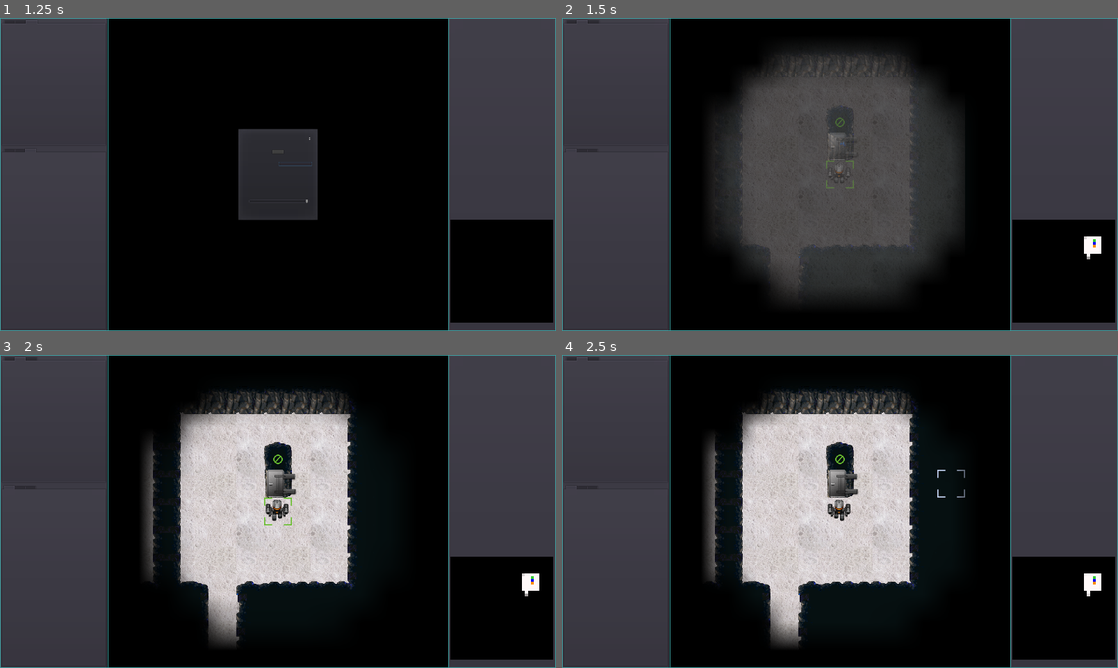
Above: before the commit, frames 1-4 (two rows, left to right).
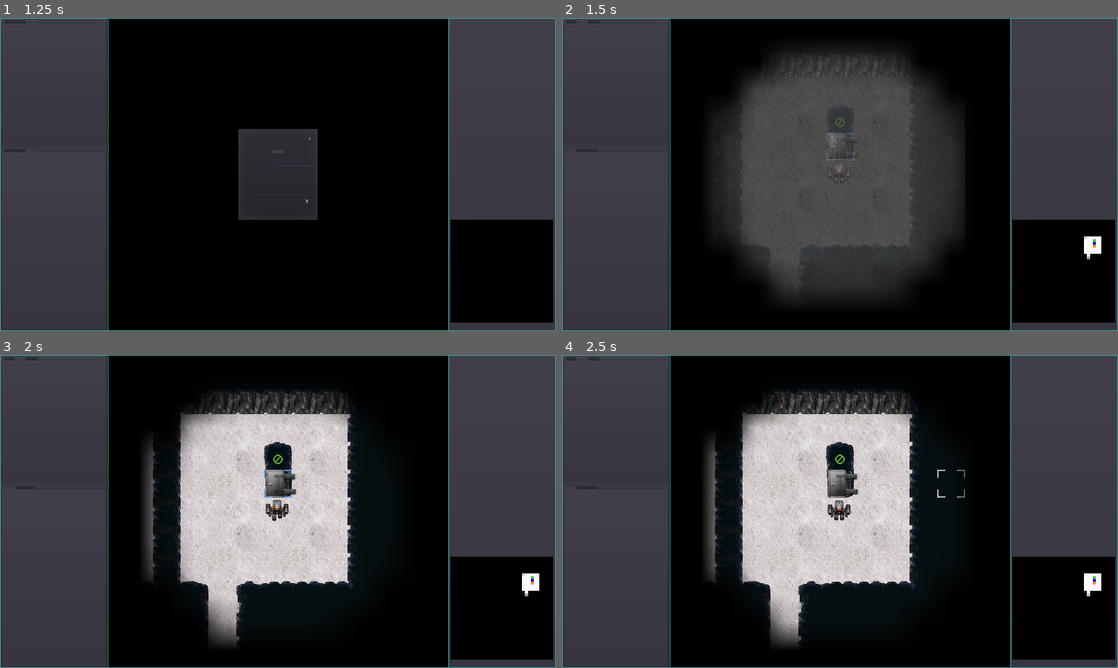
Above: after the commit, the same moments.

Repository: sarrowsmith/quasidroid
Game: Godot game, scene res://Main.tscn
Same seed, same stepped clock (60 frames per second), same inputs: the game is played once before the commit and once after it. Sound files missing from this copy of the repository are replaced by a short silence.
Inputs (mouse positions are in pixels of both pictures, inside the frame that each line leads up to):
- Up to frame 1 (1.25 s): click (294, 165) at 0.52 s; type "12" at 0.6 s
- Up to frame 2 (1.5 s): click "New from Seed" at 1.25 s
- Up to frame 3 (2 s): no input
- Up to frame 4 (2.5 s): tap Enter at 2 s; move the mouse to (962, 495) at 2.02 s; tap R at 2.1 s; click (962, 495) at 2.17 s; tap Space at 2.27 s

Frame 1 is identical in both runs. In frame 2, less than 0.1% of the frame differs, in the area x 47-53%, y 36-55%; in frame 3, less than 0.1%; in frame 4, less than 0.1%.

Commit message:
Working lift behaviour

Diff:
--- a/Main.gd
+++ b/Main.gd
@@ -241,7 +241,7 @@
 		return
 	if level == world.player.level:
 		# Player resignals when finished arrival animation
-		world.player.end_move(true, true)
+		world.player.end_move(false, true)
 		return
 	if level != world.active_level:
 		if fade:
@@ -280,7 +280,6 @@
 
 
 func set_zoom(out: bool):
-	world.zoomed = out
 	var scale = Vector2.ONE / (3.0 if out else 1.0)
 	world.scale = scale
 	$Frame.scale = scale
@@ -288,7 +287,9 @@
 		view_to(world.world_size / 6.0, ViewMode.FREE)
 	else:
 		view_to(world.player.position, ViewMode.TRACK)
-		cursor_reset()
+		if not out and world.zoomed:
+			cursor_reset()
+	world.zoomed = out
 
 
 func list_games() -> Array:
--- a/robots/Player.gd
+++ b/robots/Player.gd
@@ -216,7 +216,6 @@
 	set_sprite()
 	set_visible(true)
 	signalled = false
-	moves += 1
 	move(lift.location + Vector2.DOWN, false)
 	if get_state() == WAIT:
 		yield(self, "end_move")
@@ -234,7 +233,11 @@
 		else:
 			set_state(WAIT)
 			if lift.open():
+				var left = moves
+				moves = 0
+				set_sprite()
 				yield(lift.anim, "animation_finished")
+				moves = left
 				show_info(true)
 				end_move()
 			else:
@@ -258,10 +261,11 @@
 		return
 	var lift =  level.lift_at(location)
 	if lift:
-		lift.play_audio()
-		moves = 0
-		level.world.log_info("Transferring to [b]%s[/b]" % lift.level_name(lift.to))
-		emit_signal("change_level", lift.to)
+		if get_state() != WAIT:
+			set_state(WAIT)
+			lift.play_audio()
+			level.world.log_info("Transferring to [b]%s[/b]" % lift.level_name(lift.to))
+			emit_signal("change_level", lift.to)
 	else:
 		recharge()
 		level.set_cursor(location)
